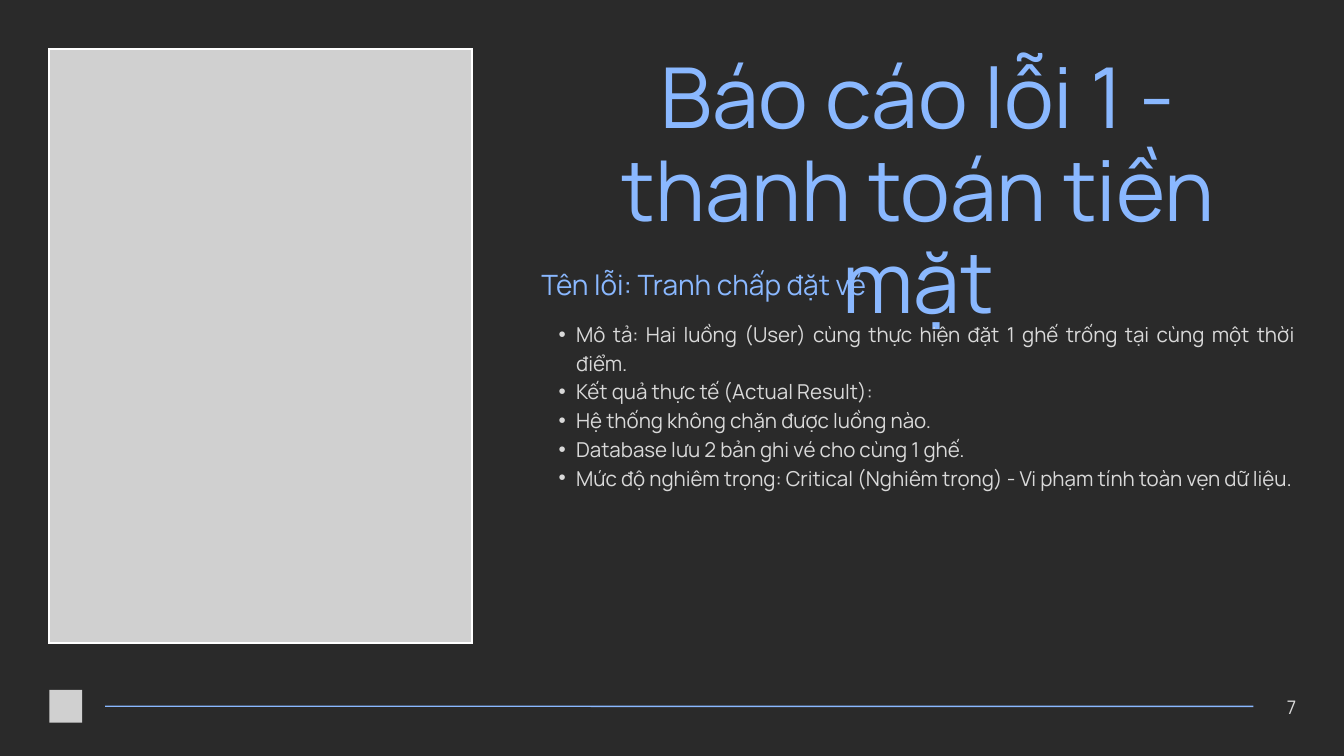
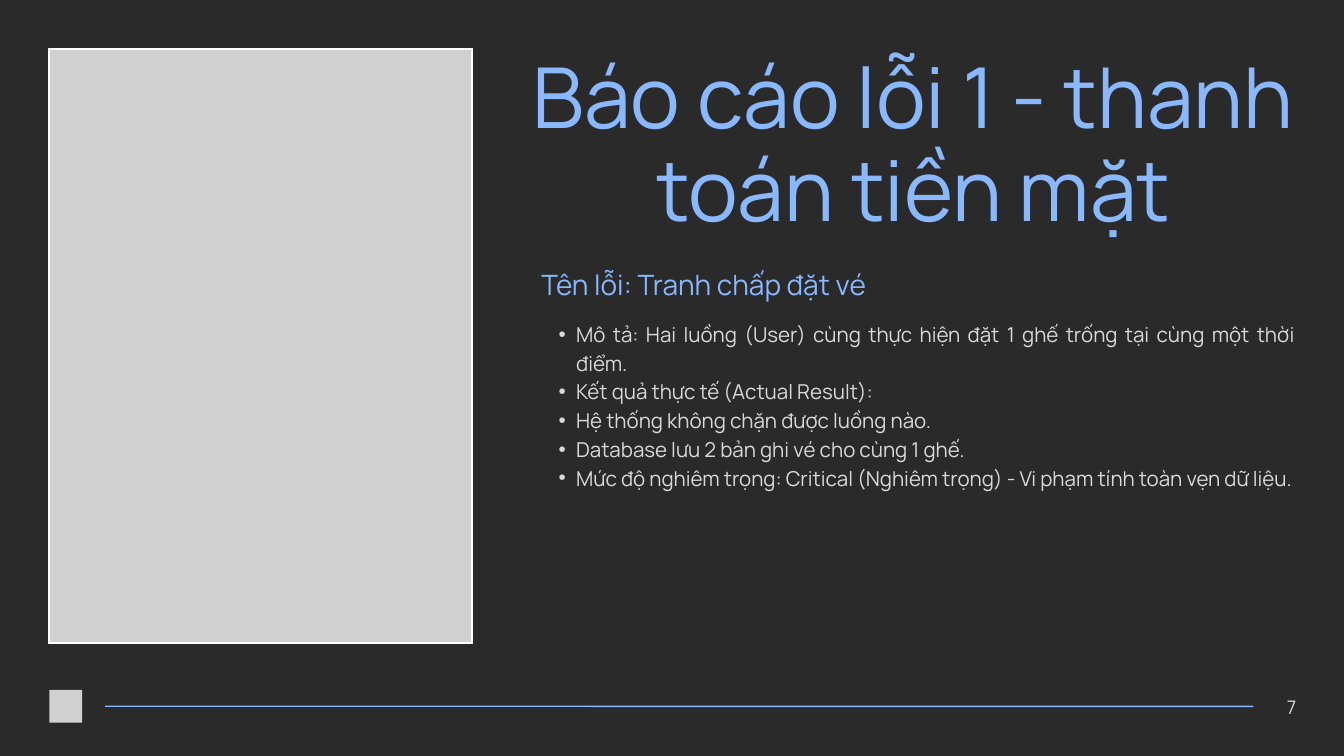
Before and after one commit to khanh208/QLDat_Ve, a slide deck: slide 9 of Bao-cao-KTPM/Bài thuyết trình - Kiểm Thử Phần Mềm (1).pptx (slide 7 before the commit). Drawn at 1344x756 pixels with LibreOffice and Linux fonts; fonts in the diff are those of the drawing; grey boxes stand for pictures. Boxes give left, top, right and bottom in pixels: in the first picture for what was removed or moved away, otherwise in the second. Text is boxed around its words. In the diff, an @@ line names an element or a change of style, - is before the commit and + after.

```diff
--- a/Bao-cao-KTPM/Bài thuyết trình - Kiểm Thử Phần Mềm (1).pptx
+++ b/Bao-cao-KTPM/Bài thuyết trình - Kiểm Thử Phần Mềm (1).pptx
@@ text "Báo cáo lỗi 1 - ..." rewrapped from [622,52,1214,336] to [533,52,1294,237] @@
```
Also in this commit, not shown: 8 other slides changed, 2 slides added, 9 other files.
